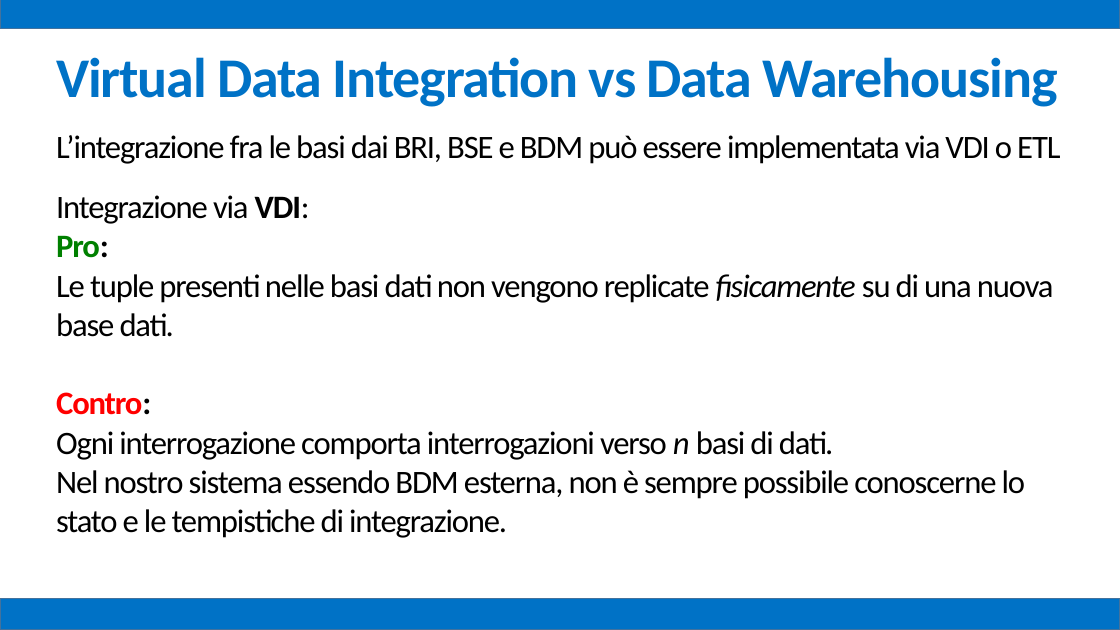
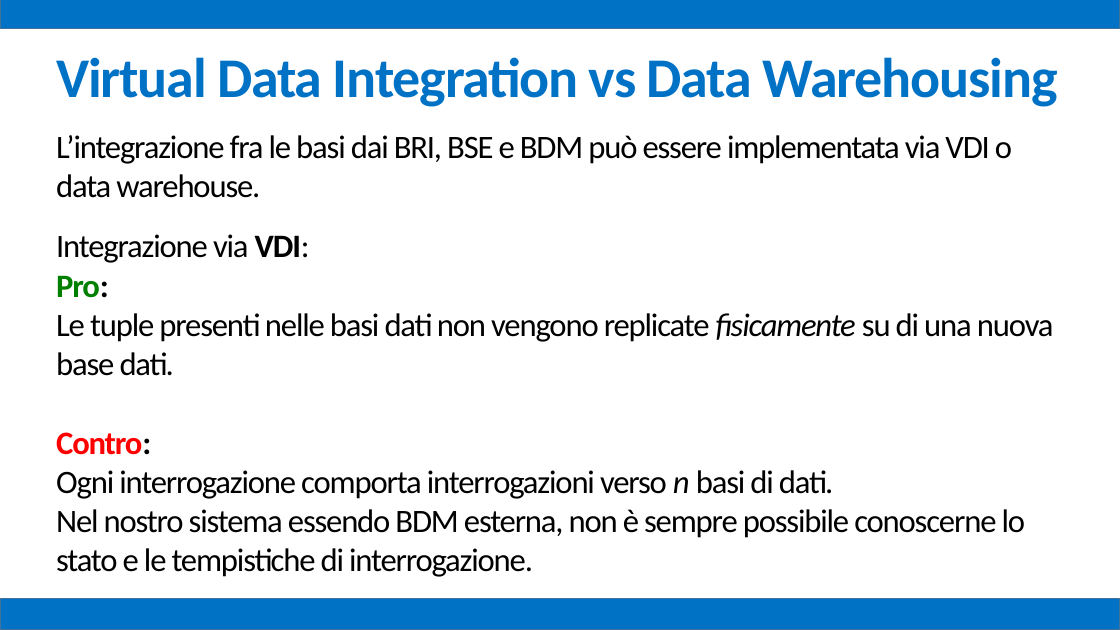
Before and after one commit to mz1991/ProgettoFebbraio2015, a slide deck: slide 69 of Febbraio 2015.pptx. Drawn at 1120x630 pixels with LibreOffice and Linux fonts; fonts in the diff are those of the drawing. Boxes give left, top, right and bottom in pixels: in the first picture for what was removed or moved away, otherwise in the second. Text is boxed around its words. In the diff, an @@ line names an element or a change of style, - is before the commit and + after.

```diff
--- a/Febbraio 2015.pptx
+++ b/Febbraio 2015.pptx
@@ text at [56,135,1012,198]: text changed @@
-L’integrazione fra le basi dai BRI, BSE e BDM può essere implementata via VDI o ETL
+L’integrazione fra le basi dai BRI, BSE e BDM può essere implementata via VDI o data warehouse.
@@ text at [56,509,1026,577]: text changed @@
-Nel nostro sistema essendo BDM esterna, non è sempre possibile conoscerne lo stato e le tempistiche di integrazione.
+Nel nostro sistema essendo BDM esterna, non è sempre possibile conoscerne lo stato e le tempistiche di interrogazione.
```
Also in this commit, not shown: 35 other slides changed, 7 other files.
